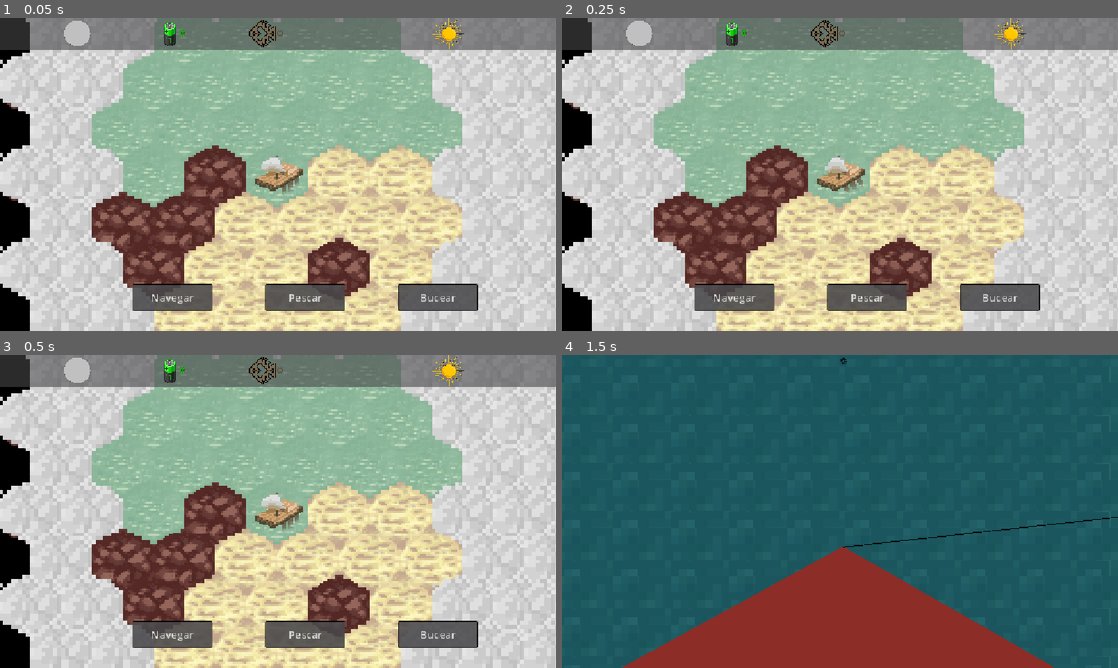
Above: before the commit, frames 1-4 (two rows, left to right).
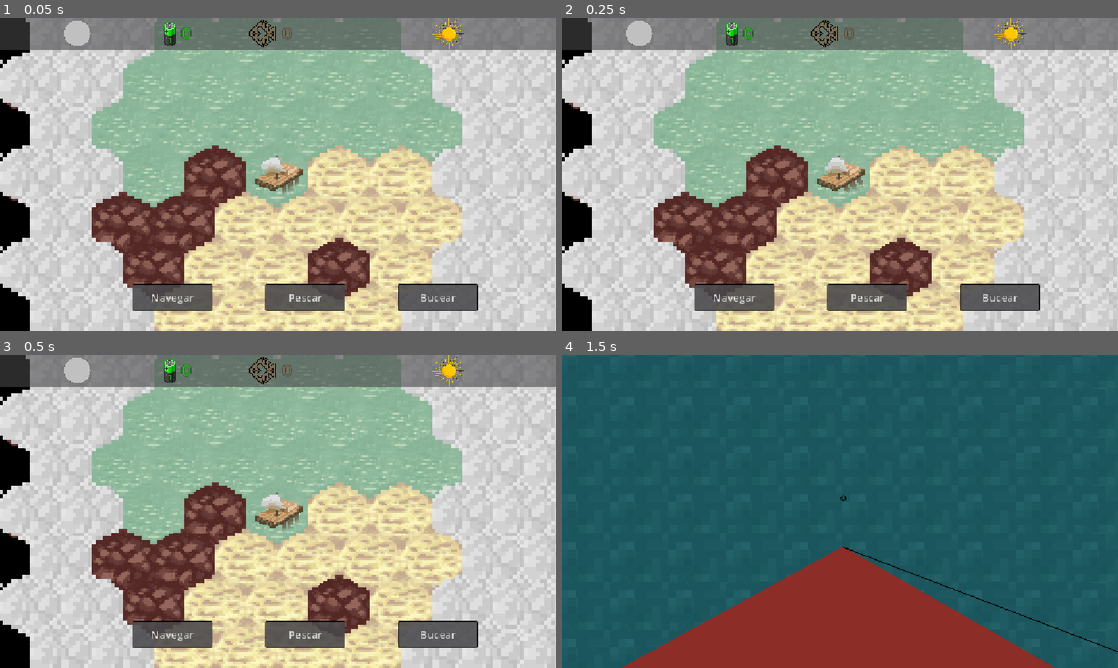
Above: after the commit, the same moments.

Repository: dabantoibarguen/Mullu-PGJ2026
Game: Godot game, scene res://navegacion/navegacion.tscn
Two runs of this game, one before a commit and one after it. Both use one fixed random seed, a clock stepped at 60 frames per second and the inputs below. The engine's default icon, where the game draws it, is replaced by a stand-in: a white triangle on a blue panel in a dark square.
Inputs (mouse positions are in pixels of both pictures, inside the frame that each line leads up to):
- Up to frame 1 (0.05 s): no input
- Up to frame 2 (0.25 s): no input
- Up to frame 3 (0.5 s): no input
- Up to frame 4 (1.5 s): tap Enter at 0.5 s; move the mouse to (962, 495) at 0.52 s; hold Right (ui_right) 0.53-1.28 s; tap E at 0.6 s; tap Space at 0.77 s; tap P at 0.8, 1.35 s; move the mouse to (728, 527) at 1.27 s; hold Down (ui_down) from 1.28 s (still down)

The runs differ from the first frame. In frame 1, 1.5% of the frame differs, in the area x 17-83%, y 3-59%; in frame 2, 1.6%; in frame 3, 1.4%; in frame 4, 0.3%.

Commit message:
Connected buceo to navigation!

Diff:
--- a/buceo/buceador.gd
+++ b/buceo/buceador.gd
@@ -9,6 +9,7 @@
 	soga.add_point(Vector2(0, -20))
 	soga.add_point(global_position)
 
+
 func _physics_process(delta: float) -> void:
 	if playing:
 		return
@@ -17,5 +18,6 @@
 	velocity = direction * speed * delta
 
 	soga.remove_point(1)
+
 	move_and_collide(velocity)
 	soga.add_point(global_position+ Vector2(0, 100))
--- a/buceo/buceo.gd
+++ b/buceo/buceo.gd
@@ -1,8 +1,11 @@
-extends Node2D
+extends CanvasLayer
 
 @onready var blur = $AaronBlur
 @onready var snipSnap = $AaronBlur/SnipGame
 @onready var buceador = %Buceador
+@onready var camara = %CamaraBuceo
+
+signal resultado_buceo(mullu)
 
 func _ready() -> void:
 	pass
@@ -14,8 +17,9 @@
 			snipSnap.global_position = get_viewport().get_camera_2d().get_screen_center_position()
 			buceador.playing = true
 			snipSnap.start()
-		elif ev.is_pressed() and ev.keycode == KEY_E:
-			get_tree().change_scene_to_file("res://navegacion/navegacion.tscn")
+		elif ev.is_pressed() and ev.keycode == KEY_ESCAPE:
+			resultado_buceo.emit(0)
+			queue_free()
 
 func end_snip(result = false):
 	print(result)
--- a/buceo/buceo.tscn
+++ b/buceo/buceo.tscn
@@ -41,7 +41,10 @@
 shader = ExtResource("5_uhecx")
 shader_parameter/blur_amount = 2.0
 
-[node name="Buceo" type="Node2D" unique_id=186586491]
+[node name="Buceo" type="CanvasLayer" unique_id=804903244]
+process_mode = 3
+layer = 3
+follow_viewport_enabled = true
 script = ExtResource("1_uhecx")
 
 [node name="Ocean" type="ColorRect" parent="." unique_id=434584973]
@@ -60,6 +63,7 @@
 color = Color(4.2114408e-07, 0, 0.31664762, 0.6745098)
 energy = 0.7
 blend_mode = 2
+range_layer_max = 5
 range_item_cull_mask = 2
 texture = SubResource("GradientTexture2D_nlynv")
 texture_scale = 24.05
@@ -79,7 +83,6 @@
 shape = SubResource("RectangleShape2D_nlynv")
 
 [node name="Sprite2D" type="Sprite2D" parent="Ocean/Buceador" unique_id=1232689344]
-position = Vector2(0.5645752, 0.16565561)
 scale = Vector2(-0.41295758, 0.3877511)
 texture = ExtResource("4_i0akg")
 
@@ -88,12 +91,14 @@
 position = Vector2(1, 1)
 energy = 1.2
 blend_mode = 2
+range_layer_max = 5
 range_item_cull_mask = 2
 texture = SubResource("GradientTexture2D_i0akg")
 offset = Vector2(0, -30)
 texture_scale = 5.0
 
-[node name="Camera2D" type="Camera2D" parent="Ocean/Buceador" unique_id=1013168477]
+[node name="CamaraBuceo" type="Camera2D" parent="Ocean/Buceador" unique_id=1013168477]
+unique_name_in_owner = true
 position = Vector2(0, 2)
 scale = Vector2(1.154068, 1.0441253)
 limit_left = -580
--- a/buceo/hand.gd
+++ b/buceo/hand.gd
@@ -75,7 +75,7 @@
 func end_game(victory):
 	await get_tree().create_timer(1.5).timeout
 	get_parent().remove_child(helper)
-	get_tree().current_scene.end_snip(victory)
+	# Add way to end the sub mini game with a unique node name
 
 func _physics_process(delta: float) -> void:
 	if integrity <= 0:
--- a/main_loop.tscn
+++ /dev/null
@@ -1,3 +0,0 @@
-[gd_scene format=3 uid="uid://bvlglun63ovw"]
-
-[node name="MainLoop" type="Node2D" unique_id=819449135]
--- a/navegacion/barco/barco.gd
+++ b/navegacion/barco/barco.gd
@@ -5,6 +5,7 @@
 @onready var label = $Label
 @onready var energyText = %TotalEnergy
 @onready var sprite = $Sprite2D
+@onready var camara = %CamaraBarco
 
 var speed = 75
 var cur_coords
--- a/navegacion/barco/barco.tscn
+++ b/navegacion/barco/barco.tscn
@@ -25,9 +25,6 @@
 "name": &"default",
 "speed": 5.0
 }]
-
-[sub_resource type="RectangleShape2D" id="RectangleShape2D_nlynv"]
-size = Vector2(7, 4.5)
 
 [sub_resource type="StyleBoxFlat" id="StyleBoxFlat_ikwup"]
 bg_color = Color(0.6, 0.6, 0.6, 0.5647059)
@@ -58,10 +55,8 @@
 scale = Vector2(0.26878318, 0.17499955)
 sprite_frames = SubResource("SpriteFrames_in4ql")
 
-[node name="CollisionShape2D" type="CollisionShape2D" parent="." unique_id=1907727545]
-shape = SubResource("RectangleShape2D_nlynv")
-
-[node name="Camera2D" type="Camera2D" parent="." unique_id=319880649]
+[node name="CamaraBarco" type="Camera2D" parent="." unique_id=319880649]
+unique_name_in_owner = true
 scale = Vector2(2, 2)
 zoom = Vector2(4, 4)
 
--- a/navegacion/nav_menu.tscn
+++ b/navegacion/nav_menu.tscn
@@ -93,10 +93,11 @@
 
 [node name="EnergyL" type="Label" parent="." unique_id=487684872]
 offset_left = 334.54556
-offset_top = 17.272724
+offset_top = 7.272727
 offset_right = 355.72748
-offset_bottom = 45.272728
-scale = Vector2(0.8489525, 0.8031336)
+offset_bottom = 35.27273
+rotation = -0.00016798022
+scale = Vector2(1.6881286, 1.4749321)
 theme_override_colors/font_color = Color(0.09019608, 0.7921569, 0.039215688, 1)
 theme_override_colors/font_outline_color = Color(0, 0, 0, 1)
 theme_override_constants/outline_size = 2
@@ -106,12 +107,12 @@
 vertical_alignment = 1
 
 [node name="PescaoL" type="Label" parent="." unique_id=126054377]
-offset_left = 519.0908
-offset_top = 17.272724
-offset_right = 540.27277
-offset_bottom = 45.272728
+offset_left = 524.5452
+offset_top = 7.278735
+offset_right = 545.7272
+offset_bottom = 35.27874
 rotation = -5.5997105e-05
-scale = Vector2(0.8489525, 0.8031336)
+scale = Vector2(1.688129, 1.4749321)
 theme_override_colors/font_color = Color(0.47843137, 0.41960785, 0.32156864, 1)
 theme_override_colors/font_outline_color = Color(0, 0, 0, 1)
 theme_override_constants/outline_size = 2
--- a/navegacion/navegacion.tscn
+++ b/navegacion/navegacion.tscn
@@ -101,6 +101,7 @@
 script = ExtResource("5_hs310")
 
 [node name="NavMenu" parent="." unique_id=703825542 instance=ExtResource("6_bws8q")]
+unique_name_in_owner = true
 layer = 2
 
 [node name="OceanMap2" type="TileMapLayer" parent="." unique_id=1172204950]
@@ -118,4 +119,3 @@
 unique_name_in_owner = true
 layer = 3
 follow_viewport_enabled = true
-follow_viewport_scale = 0.5
--- a/navegacion/navegar.gd
+++ b/navegacion/navegar.gd
@@ -7,6 +7,8 @@
 @onready var boat = %barco
 @onready var fog = %SmokeOnTheWater
 @onready var nav = get_parent()
+@onready var tree = get_tree()
+@onready var navMenu = %NavMenu
 
 var painted_tiles = []
 
@@ -114,13 +116,31 @@
 			var pescar = pesca_game.instantiate()
 			pescar.connect("resultado_pesca", add_fish)
 			standby = true
-			#visible = false
+			nav.visible = false
+			navMenu.visible = false
+			tree.paused = true
+			boat.camara.enabled = false
 			%PescaContainer.add_child(pescar)
 		elif ev.keycode == KEY_B:
 			var buceo = buceo_game.instantiate()
+			buceo.connect("resultado_buceo", add_mullu)
+			standby = true
+			nav.visible = false
+			navMenu.visible = false
+			tree.paused = true
+			boat.camara.enabled = false
+			nav.add_child(buceo)
 
 func add_fish(total_fish):
 	print(total_fish)
+
+func add_mullu(total_mullu):
+	standby = false
+	nav.visible = true
+	navMenu.visible = true
+	tree.paused = false
+	boat.camara.enabled = true
+	print(total_mullu)
 
 
 func _physics_process(_delta: float) -> void:
--- a/pesca/pesca_main.gd
+++ b/pesca/pesca_main.gd
@@ -1,4 +1,4 @@
-extends Control
+extends CanvasLayer
 
 var indicador_pesca = preload("res://pesca/indicadores_pesca.tscn")
 @onready var fish_area = %FishingArea
@@ -7,7 +7,7 @@
 @onready var blur = $AaronBlur
 @onready var juegoPesca = $AaronBlur/JuegoPesca
 
-signal resultados_pesca(result)
+signal resultados_pesca(pescado)
 
 var caught_indicator
 
--- a/pesca/pesca_main.tscn
+++ b/pesca/pesca_main.tscn
@@ -62,13 +62,8 @@
 shader = ExtResource("5_u3kmj")
 shader_parameter/blur_amount = 2.0
 
-[node name="PescaMain" type="Control" unique_id=1956370887]
-layout_mode = 3
-anchors_preset = 15
-anchor_right = 1.0
-anchor_bottom = 1.0
-grow_horizontal = 2
-grow_vertical = 2
+[node name="PescaMain" type="CanvasLayer" unique_id=1004852662]
+layer = 3
 script = ExtResource("1_8yp11")
 
 [node name="Parallax2D" type="Parallax2D" parent="." unique_id=635142950]
@@ -154,7 +149,6 @@
 z_index = 4
 material = SubResource("ShaderMaterial_u3kmj")
 custom_minimum_size = Vector2(2000, 2000)
-layout_mode = 1
 anchors_preset = 15
 anchor_right = 1.0
 anchor_bottom = 1.0
